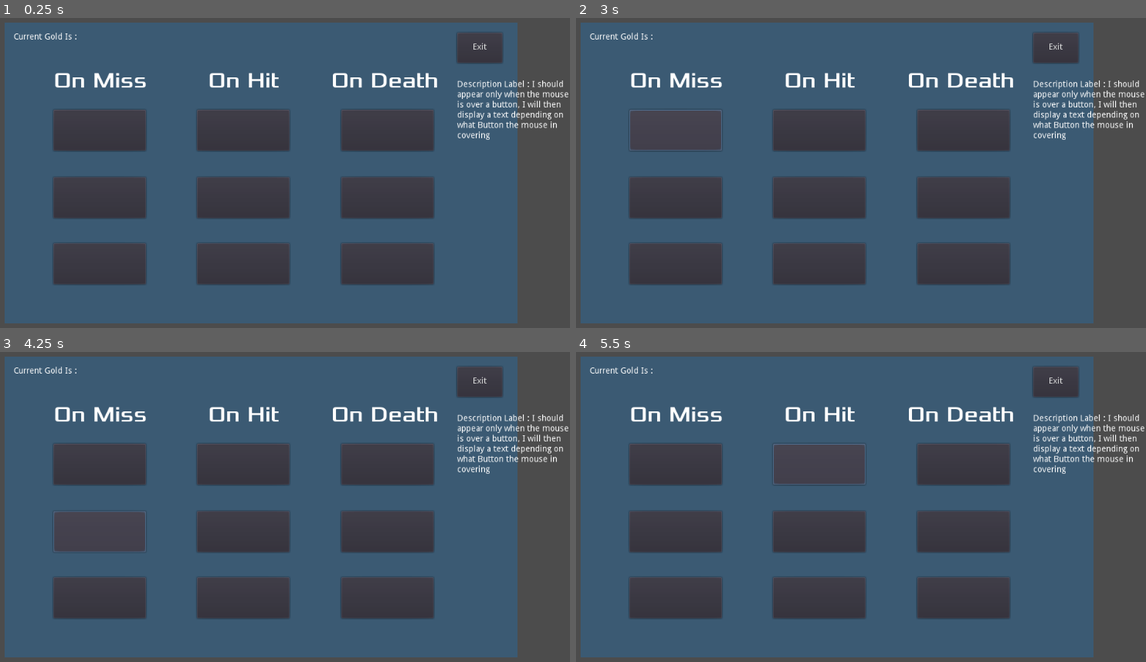
Above: before the commit, frames 1-4 (two rows, left to right).
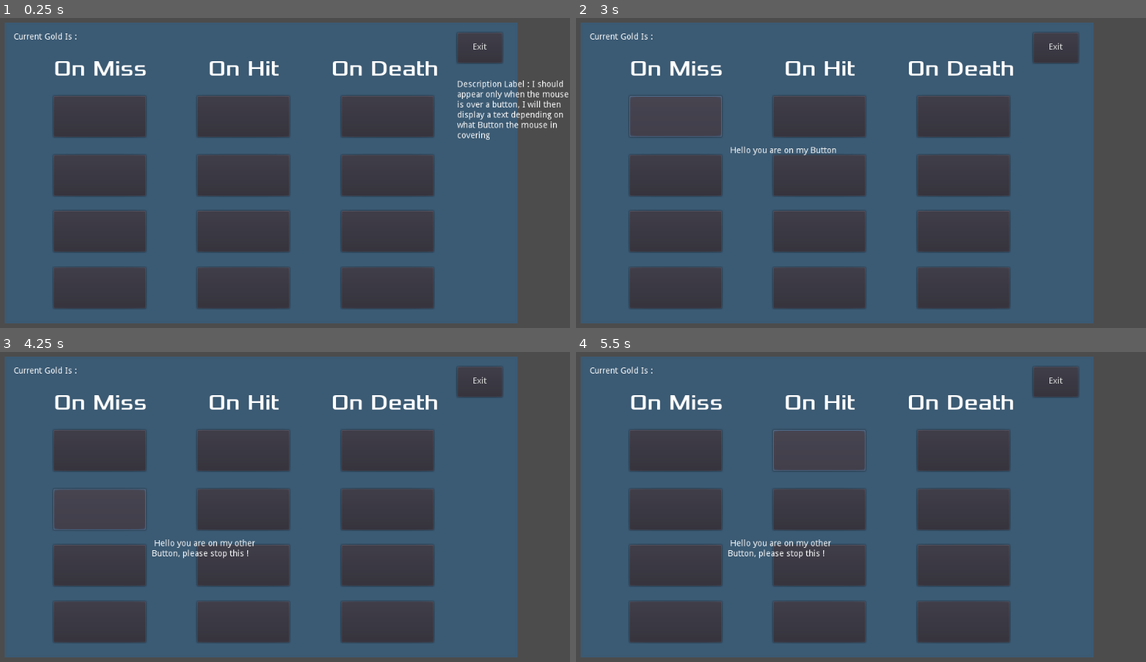
Above: after the commit, the same moments.

Repository: harchrisdytian/SUNY_Wowie_jam_2021
Game: Godot game, scene res://Upgrade_Folder/UpgradeMenu.tscn
The game is run twice, just before and just after one commit, with the same random seed, the same clock (stepped at 60 frames per second) and the same inputs. After the commit the project has no main scene; this scene is started directly in both runs.
Inputs (mouse positions are in pixels of both pictures, inside the frame that each line leads up to; where the layout moved, square brackets give the same spot in the first picture):
- Up to frame 1 (0.25 s): no input
- Up to frame 2 (3 s): click (672, 287) at 0.52 s; click (821, 287) at 1.27 s; click (963, 287) at 2.02 s; click (672, 117) [672, 129] at 2.75 s
- Up to frame 3 (4.25 s): click (96, 510) [96, 531] at 3.5 s
- Up to frame 4 (5.5 s): click (672, 565) [672, 596] at 4.25 s; click (821, 451) [821, 463] at 5 s

The runs differ from the first frame. In frame 1, 22% of the frame differs, in the area x 9-77%, y 13-94%; in frame 2, 23%; in frame 3, 23%; in frame 4, 24%, in the area x 9-100%, y 13-94%.

Commit message:
UpgradeMenu Progress + Development progress

Diff:
--- a/Development/Upgrade_Folder/UpgradeMenu.gd
+++ b/Development/Upgrade_Folder/UpgradeMenu.gd
@@ -5,19 +5,23 @@
 # var a = 2
 # var b = "text"
 
-# var player_gold // I need to get this value from the player scene
+### var player_gold // I need to get this value from the player scene
 # The gold cost of the various upgrades, values of these numbers are likely to change
+
 export var on_miss_u1_cost = 100
 export var on_miss_u2_cost = 200
 export var on_miss_u3_cost = 300
+export var on_miss_u4_cost = 400
 
 export var on_hit_u1_cost = 100
 export var on_hit_u2_cost = 200
 export var on_hit_u3_cost = 300
+export var on_hit_u4_cost = 400
 
 export var on_death_u1_cost = 100
 export var on_death_u2_cost = 200
 export var on_death_u3_cost = 300
+export var on_death_u4_cost = 400
 
 # Called when the node enters the scene tree for the first time.
 func _ready():
@@ -28,8 +32,49 @@
 func _process(delta):
 	# Button availability // If the player does not have enough gold
 	# to buy an upgrade, the upgrades button should be disabled
-	#____
+	#____ On_Miss_U_Buttons
 	# if player_gold < on_miss_u1_cost:
 		# OnMiss_U1_Button.disabled = true
+	# if player_gold < on_miss_u2_cost:
+		# OnMiss_U2_Button.disabled = true
+	# if player_gold < on_miss_u3_cost:
+		# OnMiss_U3_Button.disabled = true
+	# if player_gold < on_miss_u4_cost:
+		# OnMiss_U4_Button.disabled = true
+
+	#____ On_Hit_U_Buttons
+	# if player_gold < on_hit_u1_cost:
+		# OnHit_U1_Button.disabled = true
+	# if player_gold < on_hit_u2_cost:
+		# OnHit_U2_Button.disabled = true
+	# if player_gold < on_hit_u3_cost:
+		# OnHit_U3_Button.disabled = true
+	# if player_gold < on_hit_u4_cost:
+		# OnHit_U4_Button.disabled = true
+
+	#____ On_Death_U_Buttons
+	# if player_gold < on_death_u1_cost:
+		# OnDeath_U1_Button.disabled = true
+	# if player_gold < on_death_u2_cost:
+		# OnDeath_U2_Button.disabled = true
+	# if player_gold < on_death_u3_cost:
+		# OnDeath_U3_Button.disabled = true
+	# if player_gold < on_death_u4_cost:
+		# OnDeath_U4_Button.disabled = true
+	#_________________________________________________________________________#
 
 	pass
+
+
+func _on_OnMiss_U1__Button_mouse_entered():
+	$MenuBackground/DescriptionLabel.rect_position = get_viewport().get_mouse_position()
+	$MenuBackground/DescriptionLabel.visible = true
+	$MenuBackground/DescriptionLabel.text = " Hello you are on my Button"
+	pass # Replace with function body.
+
+
+func _on_OnMiss_U2_Button_mouse_entered():
+	$MenuBackground/DescriptionLabel.rect_position = get_viewport().get_mouse_position()
+	$MenuBackground/DescriptionLabel.visible = true
+	$MenuBackground/DescriptionLabel.text = " Hello you are on my other Button, please stop this !"
+	pass # Replace with function body.
--- a/Development/Upgrade_Folder/UpgradeMenu.tscn
+++ b/Development/Upgrade_Folder/UpgradeMenu.tscn
@@ -26,9 +26,9 @@
 
 [node name="OnMissLabel" type="Label" parent="MenuBackground"]
 margin_left = 80.644
-margin_top = 74.0825
+margin_top = 54.4827
 margin_right = 235.644
-margin_bottom = 118.083
+margin_bottom = 98.4832
 custom_fonts/font = SubResource( 1 )
 text = "On Miss"
 align = 1
@@ -40,9 +40,9 @@
 "Button",
 ]]
 margin_left = 80.644
-margin_top = 144.945
-margin_right = 233.644
-margin_bottom = 212.945
+margin_top = 121.782
+margin_right = 233.644
+margin_bottom = 189.782
 __meta__ = {
 "_edit_use_anchors_": false
 }
@@ -51,9 +51,9 @@
 "Button",
 ]]
 margin_left = 80.644
-margin_top = 256.629
-margin_right = 233.644
-margin_bottom = 324.629
+margin_top = 220.102
+margin_right = 233.644
+margin_bottom = 288.102
 __meta__ = {
 "_edit_use_anchors_": false
 }
@@ -62,18 +62,29 @@
 "Button",
 ]]
 margin_left = 80.644
-margin_top = 367.257
-margin_right = 233.644
-margin_bottom = 435.257
+margin_top = 312.912
+margin_right = 233.644
+margin_bottom = 380.912
+__meta__ = {
+"_edit_use_anchors_": false
+}
+
+[node name="OnMiss_U4_Button" type="Button" parent="MenuBackground" groups=[
+"Button",
+]]
+margin_left = 80.644
+margin_top = 407.348
+margin_right = 233.644
+margin_bottom = 475.348
 __meta__ = {
 "_edit_use_anchors_": false
 }
 
 [node name="OnHitLabel" type="Label" parent="MenuBackground"]
 margin_left = 319.444
-margin_top = 74.0825
+margin_top = 54.4827
 margin_right = 474.444
-margin_bottom = 118.083
+margin_bottom = 98.4832
 custom_fonts/font = SubResource( 1 )
 text = "On Hit"
 align = 1
@@ -85,9 +96,9 @@
 "Button",
 ]]
 margin_left = 319.444
-margin_top = 144.945
-margin_right = 472.444
-margin_bottom = 212.945
+margin_top = 121.782
+margin_right = 472.444
+margin_bottom = 189.782
 __meta__ = {
 "_edit_use_anchors_": false
 }
@@ -96,9 +107,9 @@
 "Button",
 ]]
 margin_left = 319.444
-margin_top = 256.629
-margin_right = 472.444
-margin_bottom = 324.629
+margin_top = 220.102
+margin_right = 472.444
+margin_bottom = 288.102
 __meta__ = {
 "_edit_use_anchors_": false
 }
@@ -107,18 +118,29 @@
 "Button",
 ]]
 margin_left = 319.444
-margin_top = 367.257
-margin_right = 472.444
-margin_bottom = 435.257
+margin_top = 312.912
+margin_right = 472.444
+margin_bottom = 380.912
+__meta__ = {
+"_edit_use_anchors_": false
+}
+
+[node name="OnHit_U4_Button" type="Button" parent="MenuBackground" groups=[
+"Button",
+]]
+margin_left = 319.444
+margin_top = 407.348
+margin_right = 472.444
+margin_bottom = 475.348
 __meta__ = {
 "_edit_use_anchors_": false
 }
 
 [node name="OnDeathLabel" type="Label" parent="MenuBackground"]
 margin_left = 541.255
-margin_top = 74.0825
-margin_right = 696.255
-margin_bottom = 118.083
+margin_top = 54.4827
+margin_right = 719.255
+margin_bottom = 98.4832
 custom_fonts/font = SubResource( 1 )
 text = "On Death"
 align = 1
@@ -130,9 +152,9 @@
 "Button",
 ]]
 margin_left = 558.206
-margin_top = 144.945
-margin_right = 711.206
-margin_bottom = 212.945
+margin_top = 121.782
+margin_right = 711.206
+margin_bottom = 189.782
 __meta__ = {
 "_edit_use_anchors_": false
 }
@@ -141,9 +163,9 @@
 "Button",
 ]]
 margin_left = 558.206
-margin_top = 256.629
-margin_right = 711.206
-margin_bottom = 324.629
+margin_top = 220.102
+margin_right = 711.206
+margin_bottom = 288.102
 __meta__ = {
 "_edit_use_anchors_": false
 }
@@ -152,9 +174,20 @@
 "Button",
 ]]
 margin_left = 558.206
-margin_top = 367.257
-margin_right = 711.206
-margin_bottom = 435.257
+margin_top = 312.912
+margin_right = 711.206
+margin_bottom = 380.912
+__meta__ = {
+"_edit_use_anchors_": false
+}
+
+[node name="OnDeath_U4_Button" type="Button" parent="MenuBackground" groups=[
+"Button",
+]]
+margin_left = 558.206
+margin_top = 407.348
+margin_right = 711.206
+margin_bottom = 475.348
 __meta__ = {
 "_edit_use_anchors_": false
 }
@@ -193,3 +226,5 @@
 __meta__ = {
 "_edit_use_anchors_": false
 }
+[connection signal="mouse_entered" from="MenuBackground/OnMiss_U1_ Button" to="." method="_on_OnMiss_U1__Button_mouse_entered"]
+[connection signal="mouse_entered" from="MenuBackground/OnMiss_U2_Button" to="." method="_on_OnMiss_U2_Button_mouse_entered"]
--- a/Development/project.godot
+++ b/Development/project.godot
@@ -16,7 +16,6 @@
 [application]
 
 config/name="Wowie_Jam_2021"
-run/main_scene="res://Collectable.tscn"
 config/icon="res://icon.png"
 
 [input]
